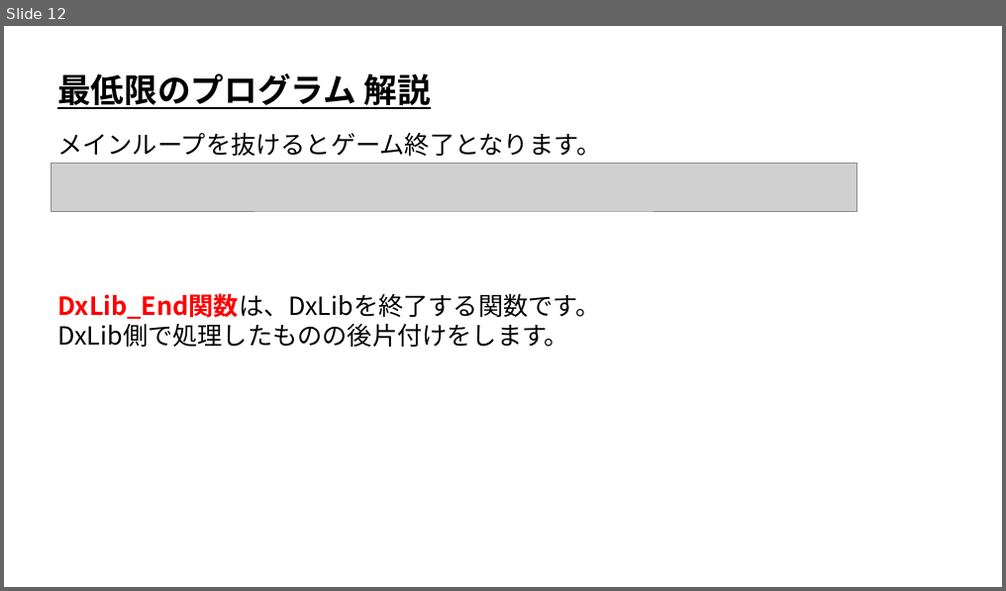
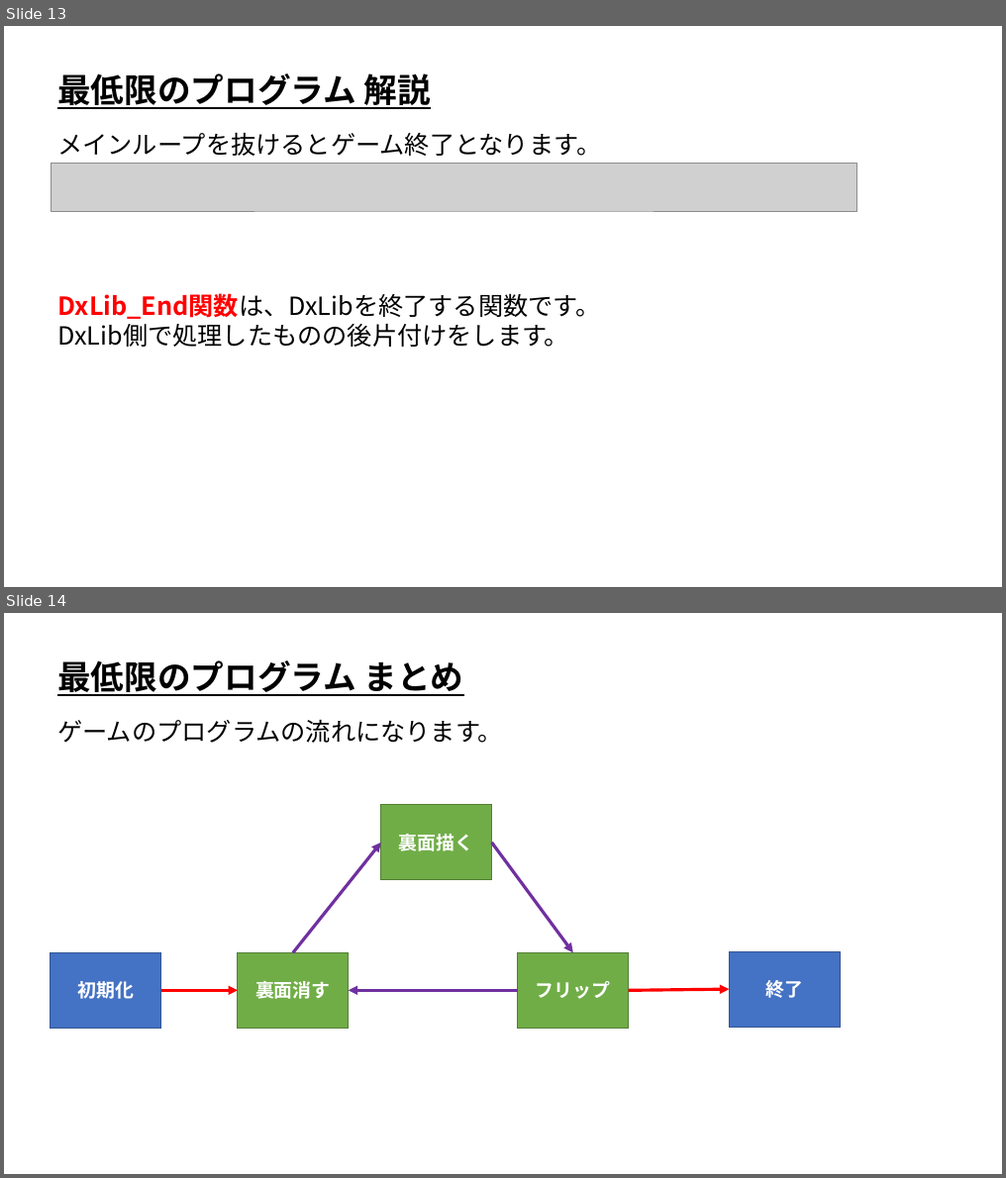
Before and after one commit to ArakiYusuke-Ohara/Textbook, a slide deck: ゲーム科1年/00_前期/ゲームプログラミングⅠ/02_ひな形(最低限のプログラム).pptx. Shown one above the other, each under a label of ours: slide 12 before the commit, slides 13 and 14 after it. The pictures are 1006x591 and 1006x1178 pixels, drawn with LibreOffice and Linux fonts; fonts in the diff are those of the drawing; grey boxes stand for pictures. Boxes give left, top, right and bottom in pixels: in the first picture for what was removed or moved away, otherwise in the second. Text is boxed around its words. In the diff, an @@ line names an element or a change of style, - is before the commit and + after.

```diff
--- a/ゲーム科1年/00_前期/ゲームプログラミングⅠ/02_ひな形(最低限のプログラム).pptx
+++ b/ゲーム科1年/00_前期/ゲームプログラミングⅠ/02_ひな形(最低限のプログラム).pptx
@@ slide 14 added at <box>4,613,1002,1174</box>, background #FFFFFF @@
@@ text added at <box>57,661,464,696</box>, 32 pt, text #000000, bold, underline @@
+最低限のプログラム まとめ
@@ text added at <box>57,719,503,743</box>, 24 pt, text #000000 @@
+ゲームのプログラムの流れになります。
@@ group added at <box>51,805,841,1028</box>: 5 rectangles, 5 arrows @@
+裏面消す
+裏面描く
+フリップ
+終了
+初期化
@@ what was slide 12 is now slide 13 @@
```
Also in this commit, not shown: 5 slides changed, 1 other slide added, 9 other files.
